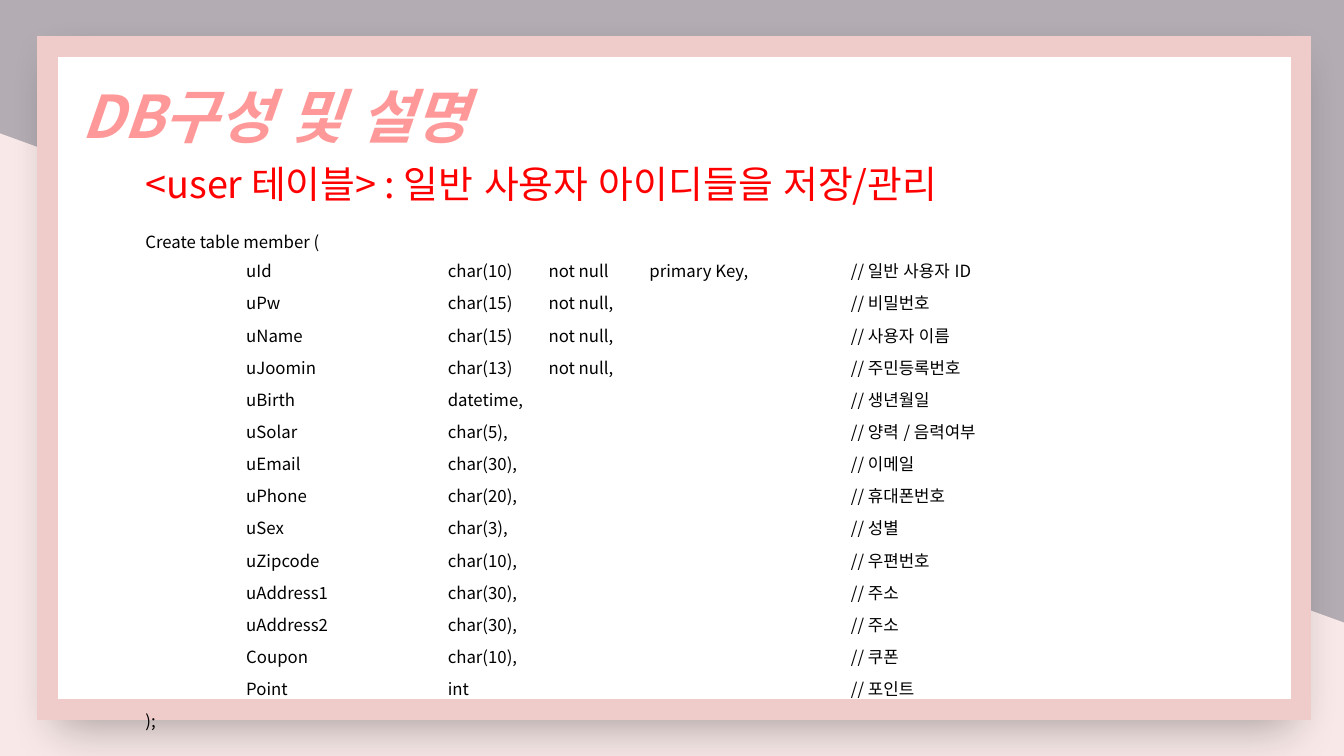
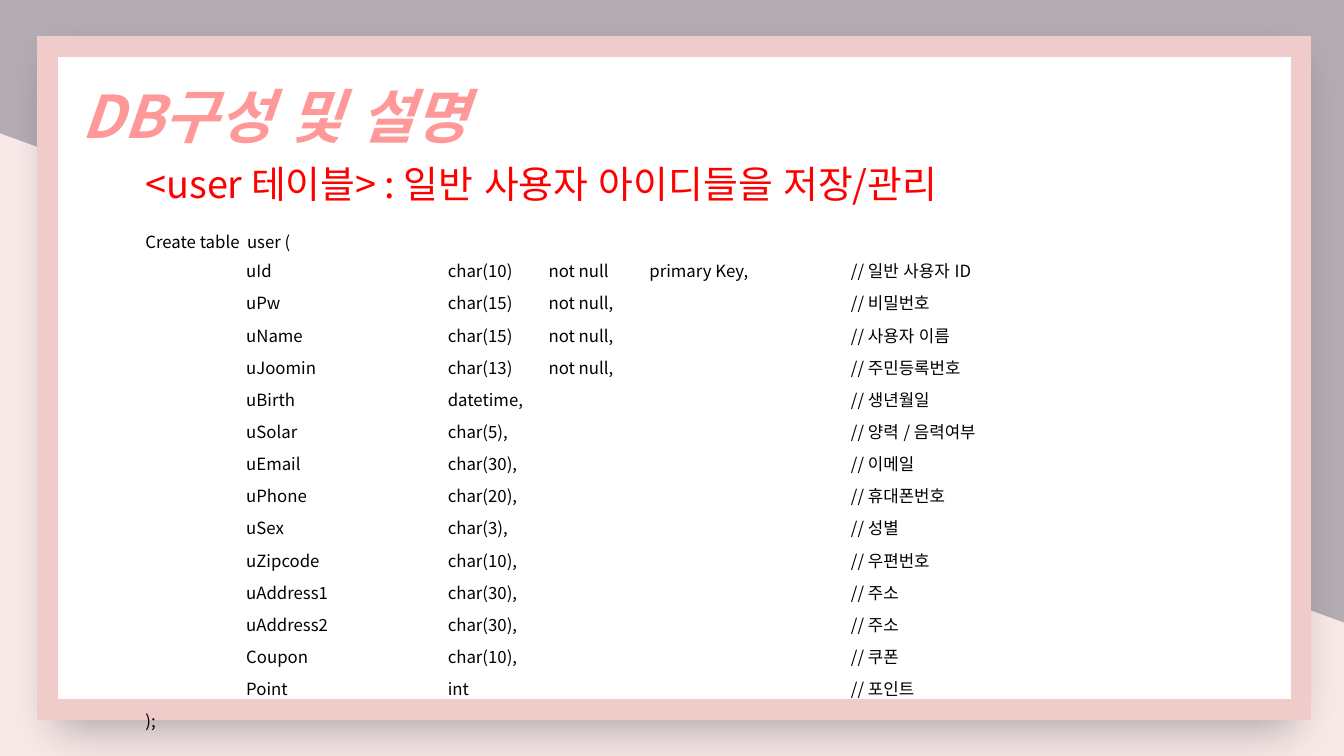
Before and after one commit to nimi2838/thecare, a slide deck: slide 32 of 졸작 기획서.pptx. Drawn at 1344x756 pixels with LibreOffice and Linux fonts; fonts in the diff are those of the drawing. Boxes give left, top, right and bottom in pixels: in the first picture for what was removed or moved away, otherwise in the second. Text is boxed around its words. In the diff, an @@ line names an element or a change of style, - is before the commit and + after.

```diff
--- a/졸작 기획서.pptx
+++ b/졸작 기획서.pptx
@@ text at (145,234,281,249): text changed @@
-Create table member (
+Create table user (
```
Also in this commit, not shown: 16 other files.
